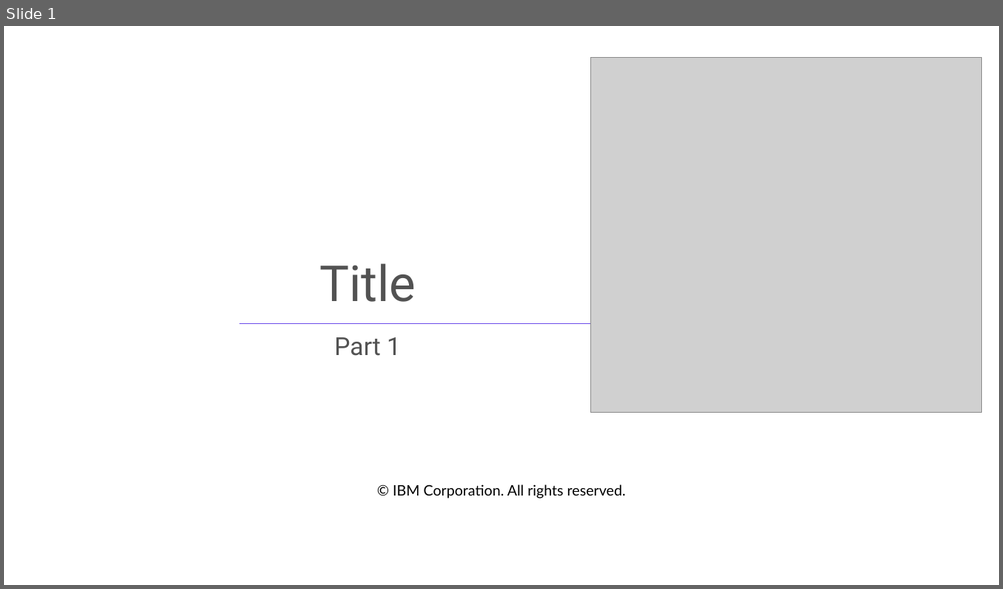
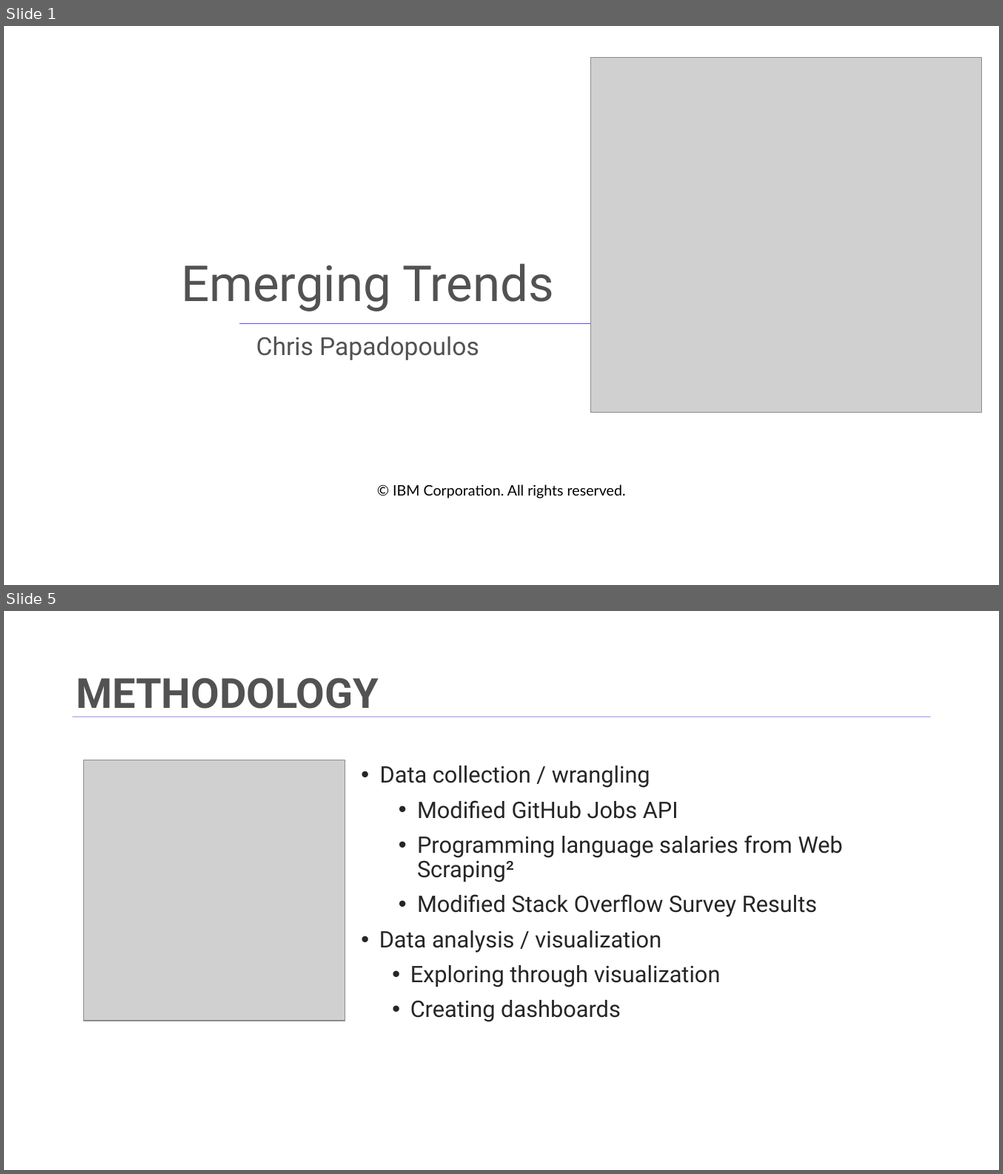
Before and after one commit to popsyacp/IBM-Capstone, a slide deck: M6Capstone-presentation.pptx. Shown one above the other, each under a label of ours: slide 1 before the commit, slides 1 and 5 after it; the slides between them are not shown. The pictures are 1003x589 and 1003x1174 pixels, drawn with LibreOffice and Linux fonts; fonts in the diff are those of the drawing; grey boxes stand for pictures; background and template pictures are left out. Boxes give left, top, right and bottom in pixels: in the first picture for what was removed or moved away, otherwise in the second. Text is boxed around its words. In the diff, an @@ line names an element or a change of style, - is before the commit and + after.

```diff
--- a/M6Capstone-presentation.pptx
+++ b/M6Capstone-presentation.pptx
@@ slide 5 added at (x1=4, y1=611, x2=999, y2=1170), background #FFFFFF @@
@@ title added at (x1=76, y1=678, x2=378, y2=718), 40 pt, text #525252, bold @@
+METHODOLOGY
@@ line added from (73, 717) to (930, 717), #6C4DEA 0.5 pt @@
@@ picture added at (x1=84, y1=760, x2=344, y2=1021) @@
@@ text added at (x1=379, y1=766, x2=842, y2=1022), 22 pt, text #262626 @@
+• Data collection / wrangling
+  • Modified GitHub Jobs API
+  • Programming language salaries from Web Scraping²
+  • Modified Stack Overflow Survey Results
+• Data analysis / visualization
+  • Exploring through visualization
+  • Creating dashboards
@@ slide 1 changed as well @@
@@ title at (x1=181, y1=264, x2=554, y2=312): text changed @@
-Title
+Emerging Trends
@@ subtitle at (x1=256, y1=337, x2=479, y2=360): text changed @@
-Part 1
+Chris Papadopoulos
```
Also in this commit, not shown: 7 other slides changed, 10 other slides added, 11 slides removed.
